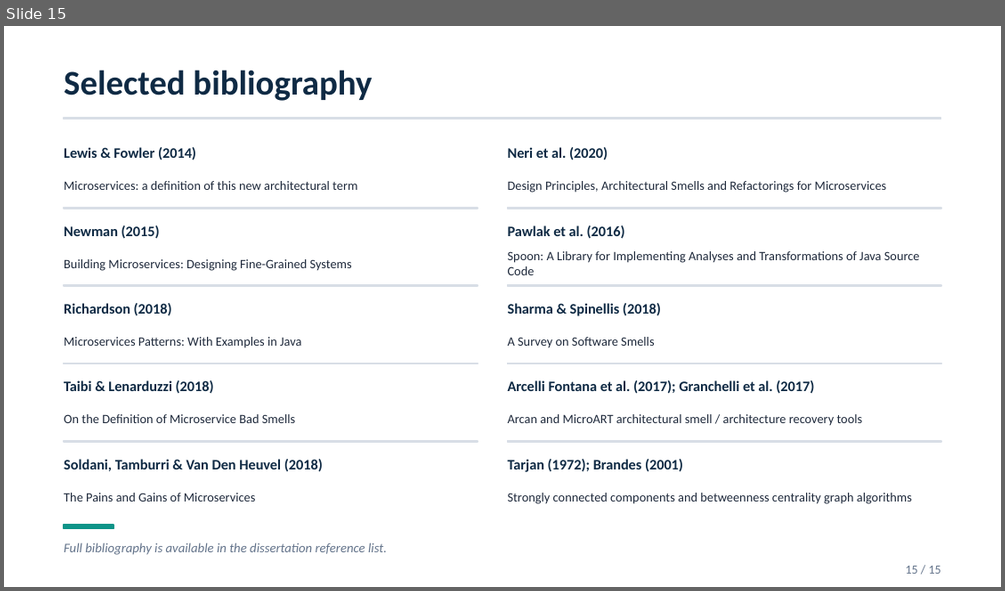
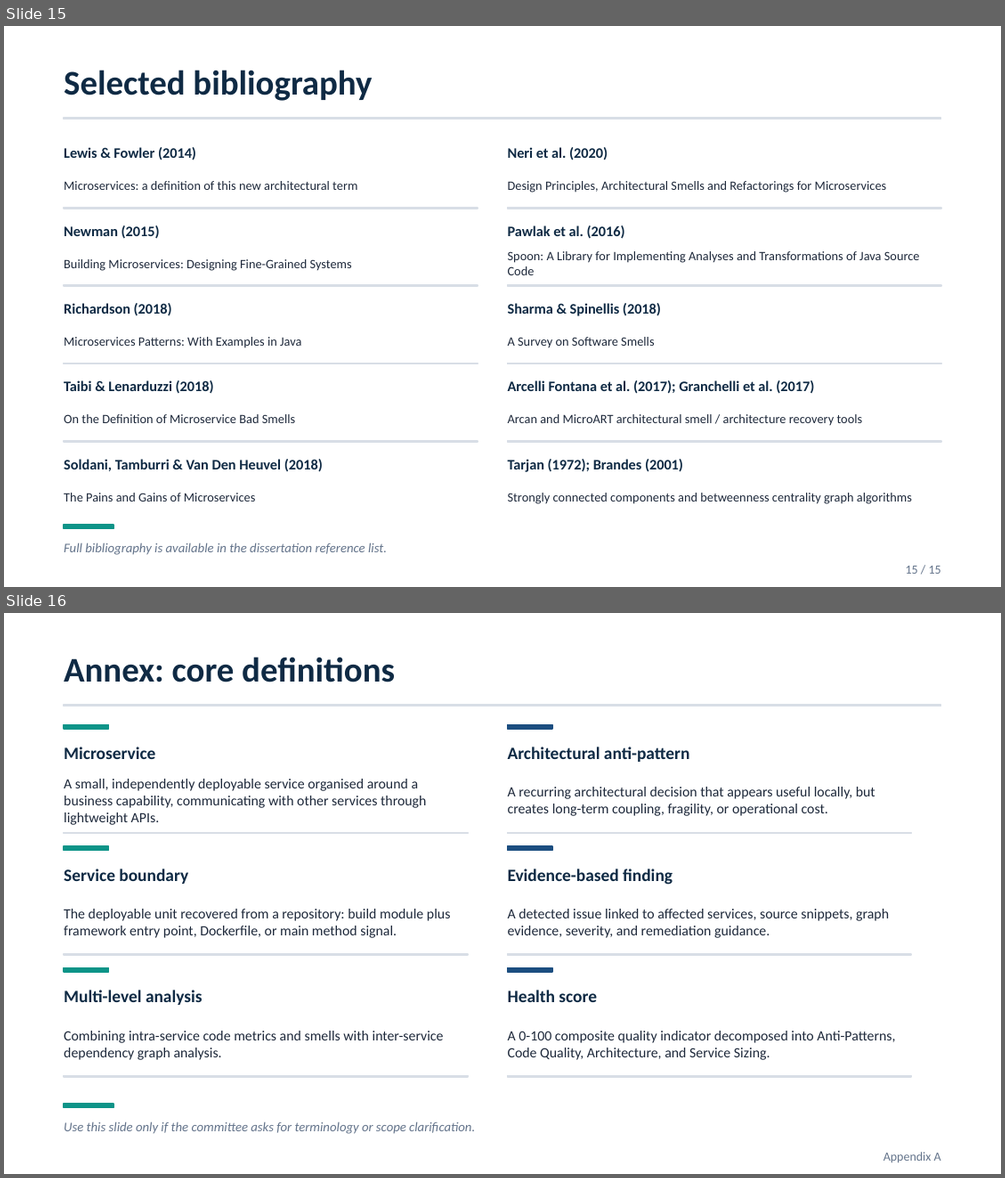
Before and after one commit to andrei45635/dissertation_backend, a slide deck: thesis/presentation/MSA_Detector_Defense_improved_v2.pptx. Shown one above the other, each under a label of ours: slide 15 before the commit, slides 15 and 16 after it. The pictures are 1005x591 and 1005x1178 pixels, drawn with LibreOffice and Linux fonts; fonts in the diff are those of the drawing. Boxes give left, top, right and bottom in pixels: in the first picture for what was removed or moved away, otherwise in the second. Text is boxed around its words. In the diff, an @@ line names an element or a change of style, - is before the commit and + after.

```diff
--- a/thesis/presentation/MSA_Detector_Defense_improved_v2.pptx
+++ b/thesis/presentation/MSA_Detector_Defense_improved_v2.pptx
@@ slide 16 added at bbox=[4, 613, 1001, 1174], background #FFFFFF @@
@@ text added at bbox=[64, 657, 395, 682], 25 pt, text #0F2A44, bold @@
+Annex: core definitions
@@ rectangle added at bbox=[64, 705, 941, 706], fill #D8DEE6, outline #D8DEE6 1 pt @@
@@ rectangle added at bbox=[64, 724, 109, 729], fill #0D9488, outline #0D9488 1 pt @@
@@ rectangle added at bbox=[508, 724, 552, 729], fill #1C4E80, outline #1C4E80 1 pt @@
@@ text added at bbox=[64, 747, 155, 759], 12.5 pt, text #0F2A44, bold @@
+Microservice
@@ text added at bbox=[508, 747, 690, 762], 12.5 pt, text #0F2A44, bold @@
+Architectural anti-pattern
@@ text added at bbox=[64, 779, 426, 825], 10.2 pt, text #1E293B @@
+A small, independently deployable service organised around a business capability, communicating with other services through lightweight APIs.
@@ text added at bbox=[508, 787, 875, 816], 10.2 pt, text #1E293B @@
+A recurring architectural decision that appears useful locally, but creates long-term coupling, fragility, or operational cost.
@@ rectangle added at bbox=[64, 832, 468, 834], fill #D8DEE6, outline #D8DEE6 1 pt @@
@@ rectangle added at bbox=[64, 846, 109, 851], fill #0D9488, outline #0D9488 1 pt @@
@@ rectangle added at bbox=[508, 832, 911, 834], fill #D8DEE6, outline #D8DEE6 1 pt @@
@@ rectangle added at bbox=[508, 846, 552, 851], fill #1C4E80, outline #1C4E80 1 pt @@
@@ text added at bbox=[64, 868, 188, 884], 12.5 pt, text #0F2A44, bold @@
+Service boundary
@@ text added at bbox=[508, 868, 672, 884], 12.5 pt, text #0F2A44, bold @@
+Evidence-based finding
@@ text added at bbox=[64, 908, 450, 938], 10.2 pt, text #1E293B @@
+The deployable unit recovered from a repository: build module plus framework entry point, Dockerfile, or main method signal.
@@ text added at bbox=[508, 908, 889, 938], 10.2 pt, text #1E293B @@
+A detected issue linked to affected services, source snippets, graph evidence, severity, and remediation guidance.
@@ rectangle added at bbox=[64, 954, 468, 955], fill #D8DEE6, outline #D8DEE6 1 pt @@
@@ rectangle added at bbox=[508, 954, 911, 955], fill #D8DEE6, outline #D8DEE6 1 pt @@
@@ rectangle added at bbox=[64, 968, 109, 972], fill #0D9488, outline #0D9488 1 pt @@
@@ rectangle added at bbox=[508, 968, 552, 972], fill #1C4E80, outline #1C4E80 1 pt @@
@@ text added at bbox=[64, 989, 202, 1005], 12.5 pt, text #0F2A44, bold @@
+Multi-level analysis
@@ text added at bbox=[508, 989, 597, 1002], 12.5 pt, text #0F2A44, bold @@
+Health score
@@ text added at bbox=[64, 1030, 444, 1060], 10.2 pt, text #1E293B @@
+Combining intra-service code metrics and smells with inter-service dependency graph analysis.
@@ text added at bbox=[508, 1030, 895, 1060], 10.2 pt, text #1E293B @@
+A 0-100 composite quality indicator decomposed into Anti-Patterns, Code Quality, Architecture, and Service Sizing.
@@ rectangle added at bbox=[64, 1076, 468, 1077], fill #D8DEE6, outline #D8DEE6 1 pt @@
@@ rectangle added at bbox=[508, 1076, 911, 1077], fill #D8DEE6, outline #D8DEE6 1 pt @@
@@ rectangle added at bbox=[64, 1103, 113, 1108], fill #0D9488, outline #0D9488 1 pt @@
@@ text added at bbox=[64, 1121, 475, 1134], 9.5 pt, text #64748B, italic @@
+Use this slide only if the committee asks for terminology or scope clarification.
@@ text added at bbox=[883, 1151, 941, 1162], 9 pt, text #64748B @@
+Appendix A
```
Also in this commit, not shown: 4 other slides added, 2 other files.
